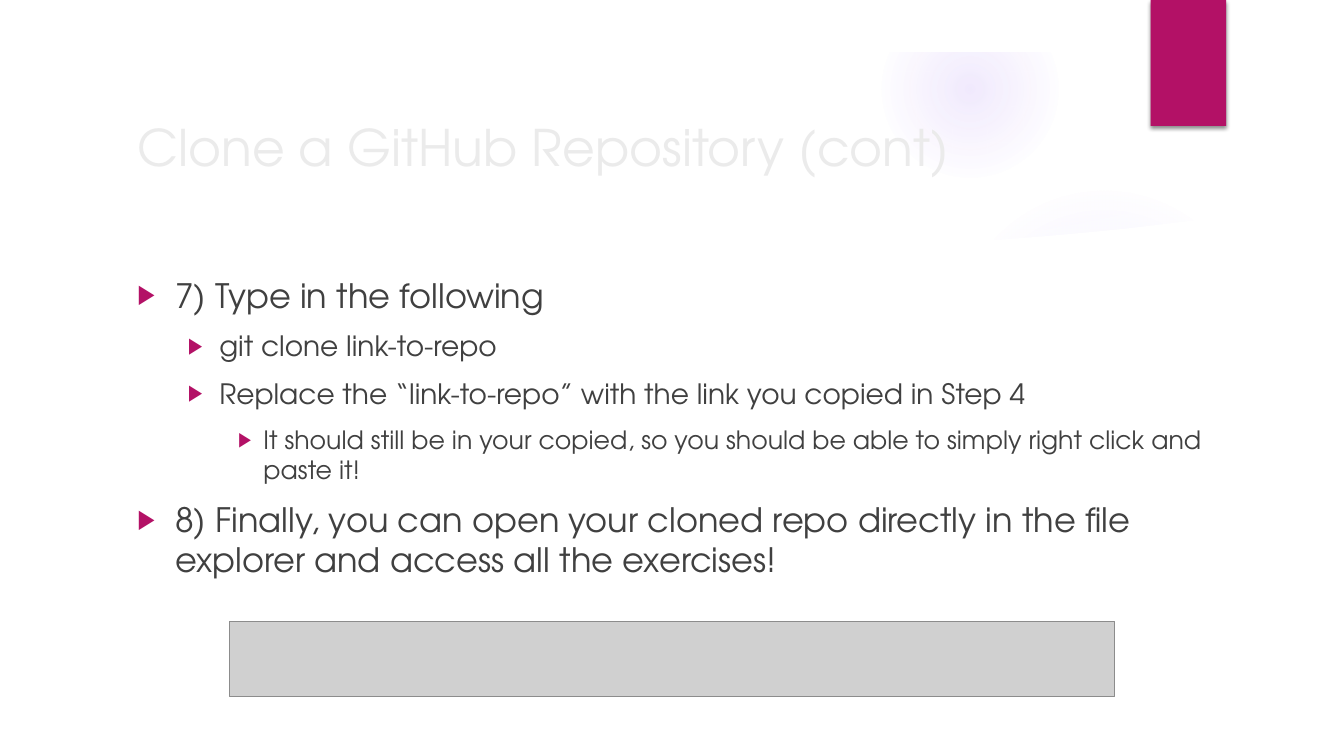
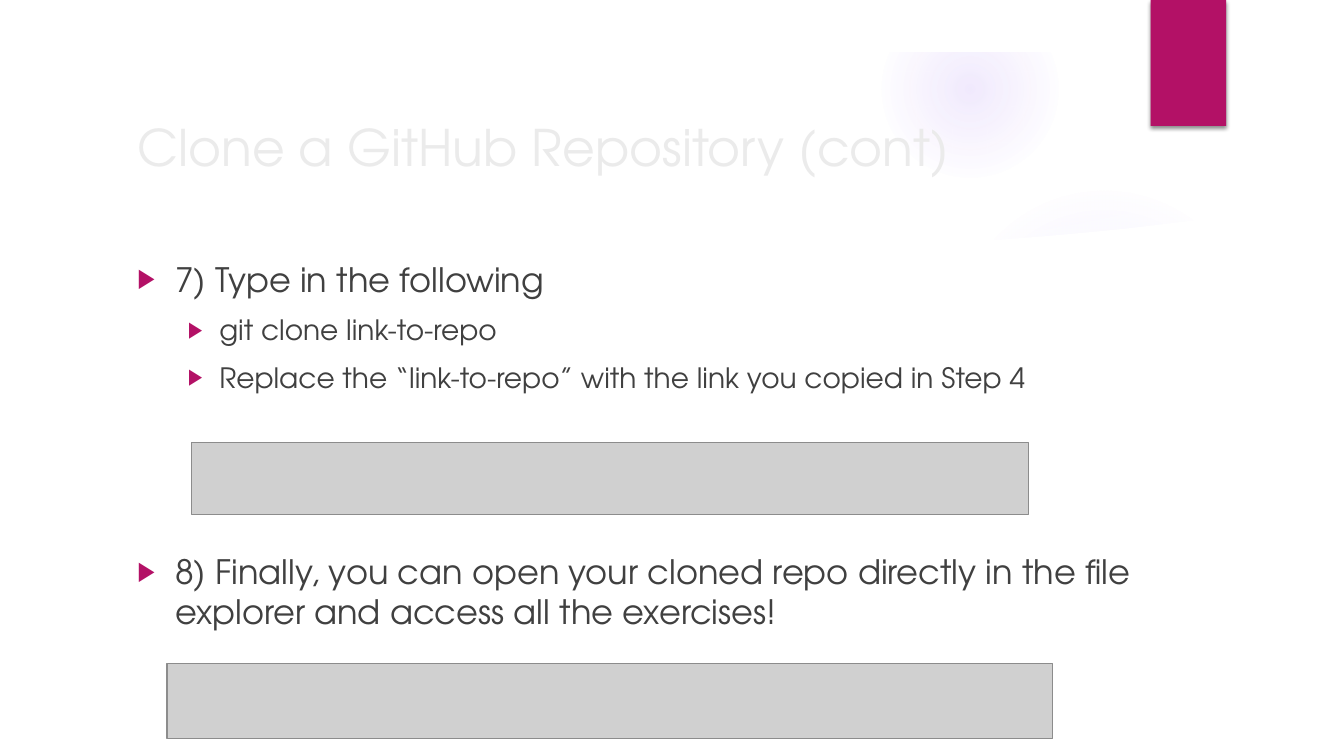
Before and after one commit to jmartineau1993/Intro-to-Python, a slide deck: slide 17 of PPTs/Week1.pptx (slide 16 before the commit). Drawn at 1344x756 pixels with LibreOffice and Linux fonts; fonts in the diff are those of the drawing; grey boxes stand for pictures; background and template pictures are left out. Boxes give left, top, right and bottom in pixels: in the first picture for what was removed or moved away, otherwise in the second. Text is boxed around its words. In the diff, an @@ line names an element or a change of style, - is before the commit and + after.

```diff
--- a/PPTs/Week1.pptx
+++ b/PPTs/Week1.pptx
@@ text "7) Type in the following": place and size @@
-text "7) Type in the following" at [175, 283, 1201, 579]
+text "7) Type in the following" at [175, 267, 1130, 631]
@@ picture added at [192, 443, 1028, 514] @@
@@ text at [263, 430, 1201, 484]: paragraph removed @@
-    ▶ It should still be in your copied, so you should be able to simply right click and paste it!
@@ picture: place and size @@
-picture at [229, 621, 1115, 697]
+picture at [167, 663, 1054, 739]
```
Also in this commit, not shown: 7 other slides changed, 1 slide added, 2 other files.
